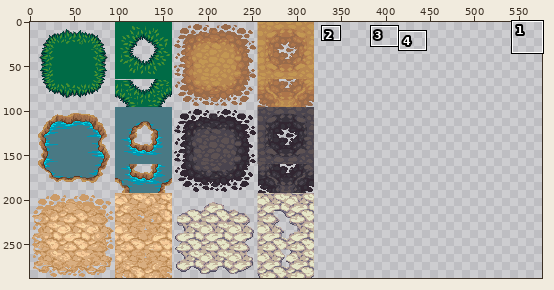
A sprite sheet gets an edit: roadin_texture.png. The picture above shows the old version from afar; the outline marks the close-up.
Close-up. First the earlier version:
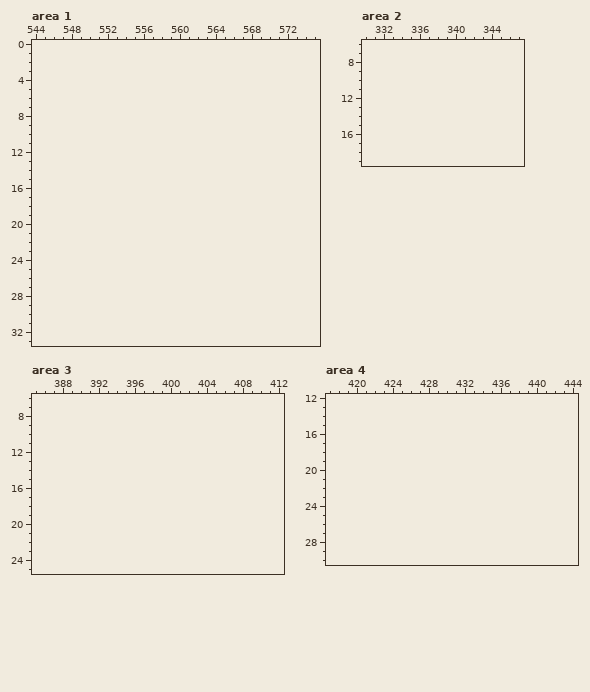
The file is 320x288 pixels. Colours within 5 levels of each other are drawn and written as one. Shown: area 1: x 544..575, y 0..33; area 2: x 330..347, y 6..19; area 3: x 385..412, y 6..25; area 4: x 417..444, y 12..30. The old version is drawn lined up with the new one, on the new canvas. The commit also changed other parts of the picture, which this record leaves out.
Now the later version:
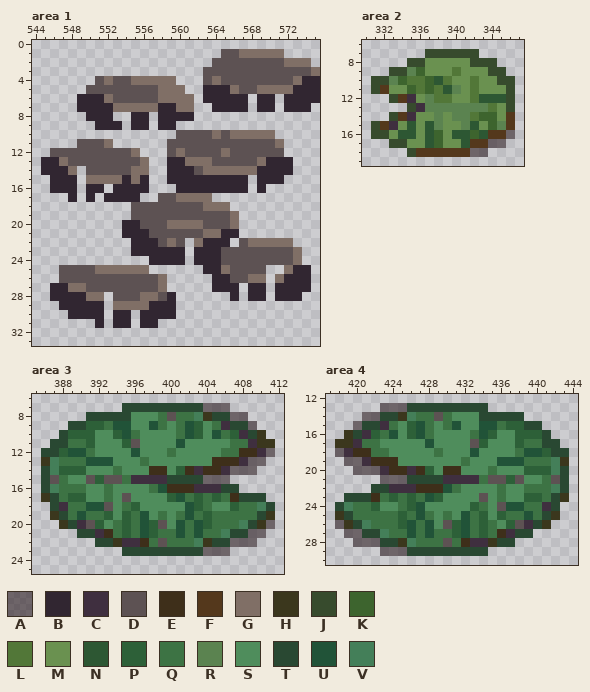
Palette (. is transparent): A #2f202599  B #312631  C #3f2f3f  D #5d5253  E #3e2f1a  F #54381c  G #806f66  H #3b371d  J #374b2d  K #3d642e  L #527738  M #6a9150  N #2d5733  P #2d6038  Q #3d7344  R #5b8350  S #4f8d5c  T #294832  U #215338  V #447f59
Changes in this commit:
canvas 320x288 -> 576x288
Changed rows in their new state; - is an unchanged pixel.
Area 1:
first column x 545:
 1 --------------------DDGGGGG----
 2 -------------------DDDDDDDDGGG-
 3 ------------------DDDDDDDDDDDDG
 4 ------DGDDGGGGG---DGDDDDDDDDGBB
 5 -----DDDDDDDDGGG--BBBGDDGGGGBBB
 6 ----BBBGDDDDDGGGG-BBBBB-BB-BBBB
 7 ----BBBBGGGGGBBGG--BBBB-BB-BBB-
 8 -----BBB--BB-BBBB--------------
 9 ------BBB-BB-BB----------------
10 ---------------DDDDGDGGGGG-----
11 ----DDDG------DDDDDDDDDDDDG----
12 -DDDDDDDDDG---DGDDDDGDDDDDD----
13 BBGDDDDDDDDG--BBGGGDDDDDGBBB---
14 BBBG-DDDDDGG--BBBDGGGGGGBBBB---
15 -BBB-GGGGBGB--BBBBBBBBB-BBB----
16 -BBB-BB-BBBB---BBBBBBBB-B------
17 ---B-B-BBBB--DDGGGG------------
18 ----------DDDDDDDDGGG----------
19 ----------DDDDDDDDDDDG---------
20 ---------BBDDDGGGGDDDG---------
21 ---------BBBDDDDDDGGBB---------
22 ----------BBBDGD-GBBB-DGGGGG---
23 ----------BBBBBB-BBBDDDDDDDDG--
24 ------------BBBB-BBBDDDDDDDDG--
25 --DDDDGGGGGG------BBGDDDD--GBB-
26 --DDDDDDDDDDDG-----BBDDGG-GBBB-
27 -BBGGDDDDDDDDG-----BBB-BB-BBBB-
28 -BBBBGG-DDDGGDB------B-BB-BBB--
29 --BBBBB-GGGGBBB----------------
30 ---BBBB-BB-BBBB----------------
31 ------B-BB-BB------------------
Area 2:
first column x 331:
 7 ------JJJJJJ----
 8 ----JJMMMMMJJJ--
 9 --JJRKMMMLMMMJJ-
10 JJRKLLKNLMMLMMJJ
11 JFMMKLKLNRMLMMMJ
12 --JFCMRLLMMLNNNJ
13 ----JCRRRRRRRLMJ
14 --JFCMMRMRRLKKMF
15 JFCMNMNRMMRNMKRF
16 JJMNNMNKMNNKNFFA
17 --JJMMNKMMNFFAA-
18 ----JFFFFFFAA---
Area 3:
first column x 386:
 7 ---------TTTTTTTTTAAA-----
 8 -----TTTTTSSSQDQQVHTTAA---
 9 ---TTPPQUUSSUQSQUPSQCTTA--
10 --TPPPSSPUQSSSSQUPSUQPCTH-
11 -TTQQPSSSPDSSSSUSSSSSQQCHH
12 TTPUUQSSSSUSSSQSSSSSQQEECA
13 HVQQQUUUSSSQSSSSSSSEEECAA-
14 TVPPPSSSQSSSEESPECEECAAA--
15 TDQSSDPDDQCCCCTTTTAAA-----
16 TVQQQSSQSSSSQUEEECCCTT----
17 HTQPPSSQSDSSSSPUQPQPQETTT-
18 -TCQQUUDSQPSSSSSUPQSSPQQVT
19 -HTQUQQPSPQUSQSQUQPQQQQQTH
20 --HTCDPSQPQUPDSUQUPQQQVTHA
21 ----TTCEQPQUPQQUQUQQVTTAA-
22 ------TTHCCEQDQQQVHTTAAA--
23 ---------TTTTTTTTTAAA-----
Area 4:
first column x 418:
13 -----AAATTTTTTTTT---------
14 ---AATTHVQQDQSSSTTTTT-----
15 --ATTCQSPUQSQUSSUUQPPTT---
16 -HTCPQUSPUQSSSSQUPSSPPPT--
17 HHCQQSSSSSUSSSSDPSSSPQQTT-
18 ACEEQQSSSSSQSSSUSSSSQUUPTT
19 -AACEEESSSSSSSQSSSUUUQQQVH
20 --AAACEECEPSEESSSQSSSPPPVT
21 -----AAATTTTCCCCQDDPDSSQDT
22 ----TTCCCEEEUQSSSSQSSQQQVT
23 -TTTEQPQPQUPSSSSDSQSSPPQTH
24 TVQQPSSQPUSSSSSPQSDUUQQCT-
25 HTQQQQQPQUQSQSUQPSPQQUQTH-
26 AHTVQQQPUQUSDPUQPQSPDCTH--
27 -AATTVQQUQUQQPUQPQECTT----
28 --AAATTHVQQQDQECCHTT------
29 -----AAATTTTTTTTT---------
Boxes around the changes in both close-ups, in picture pixels (x1, y1, x2, y2):
added: (41, 49, 320, 328)
added: (371, 49, 515, 157)
added: (41, 403, 275, 556)
added: (335, 403, 569, 556)
